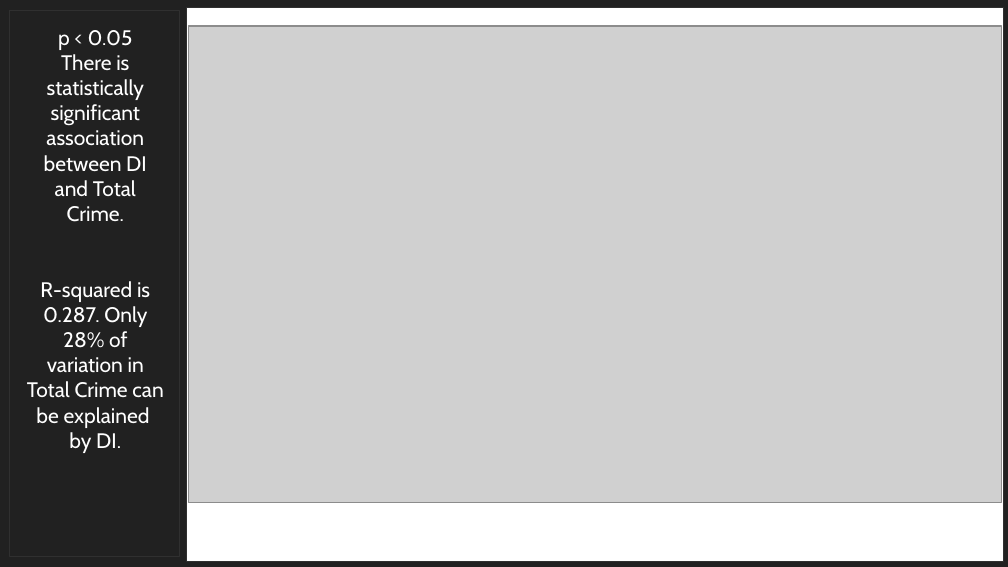
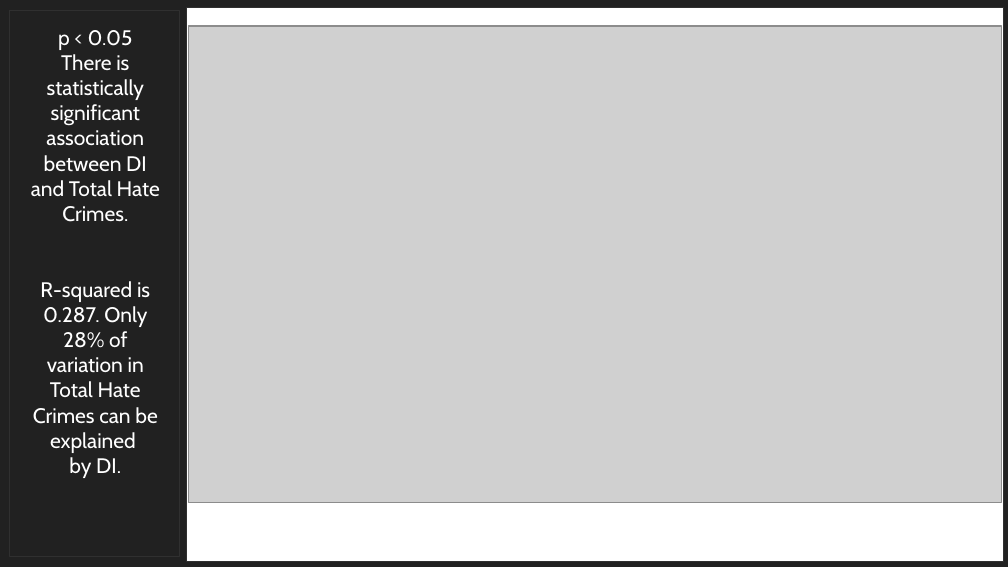
Before and after one commit to atamara/CrimeStatistics, a slide deck: slide 14 of Media Files/FINAL PROJECT - DATA SCIENCE.pptx. Drawn at 1008x567 pixels with LibreOffice and Linux fonts; fonts in the diff are those of the drawing; grey boxes stand for pictures; background and template pictures are left out. Boxes give left, top, right and bottom in pixels: in the first picture for what was removed or moved away, otherwise in the second. Text is boxed around its words. In the diff, an @@ line names an element or a change of style, - is before the commit and + after.

```diff
--- a/Media Files/FINAL PROJECT - DATA SCIENCE.pptx
+++ b/Media Files/FINAL PROJECT - DATA SCIENCE.pptx
@@ text at bbox=[31, 54, 160, 453]: text changed @@
-There is statistically significant association between DI and Total Crime.
-R-squared is 0.287. Only 28% of variation in Total Crime can be explained
+There is statistically significant association between DI and Total Hate Crimes.
+R-squared is 0.287. Only 28% of variation in Total Hate Crimes can be explained
```
Also in this commit, not shown: 7 other slides changed.
